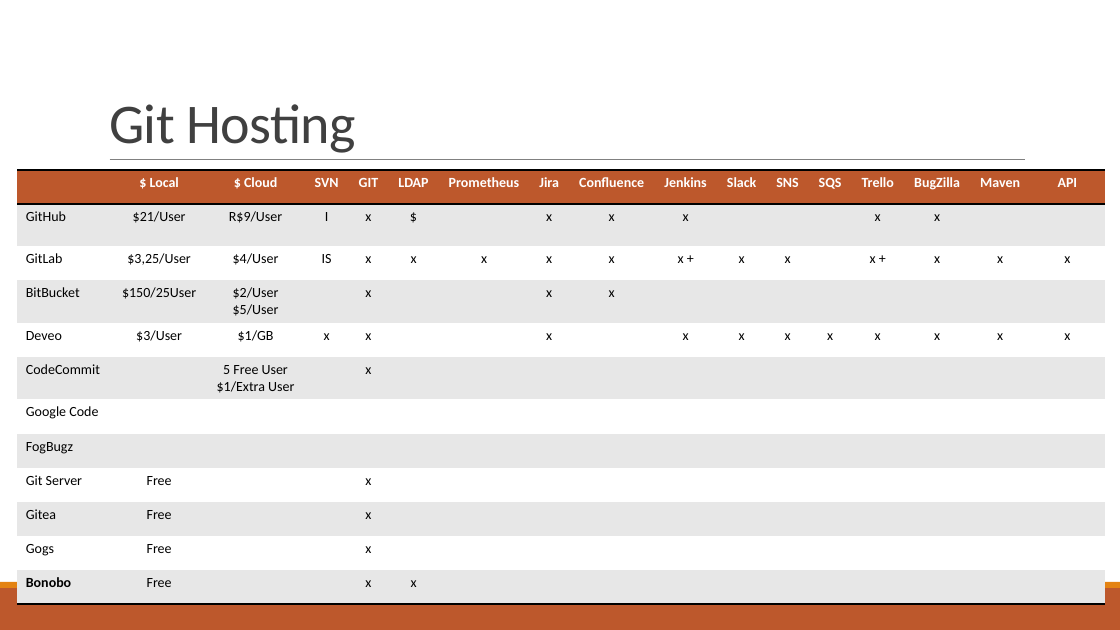
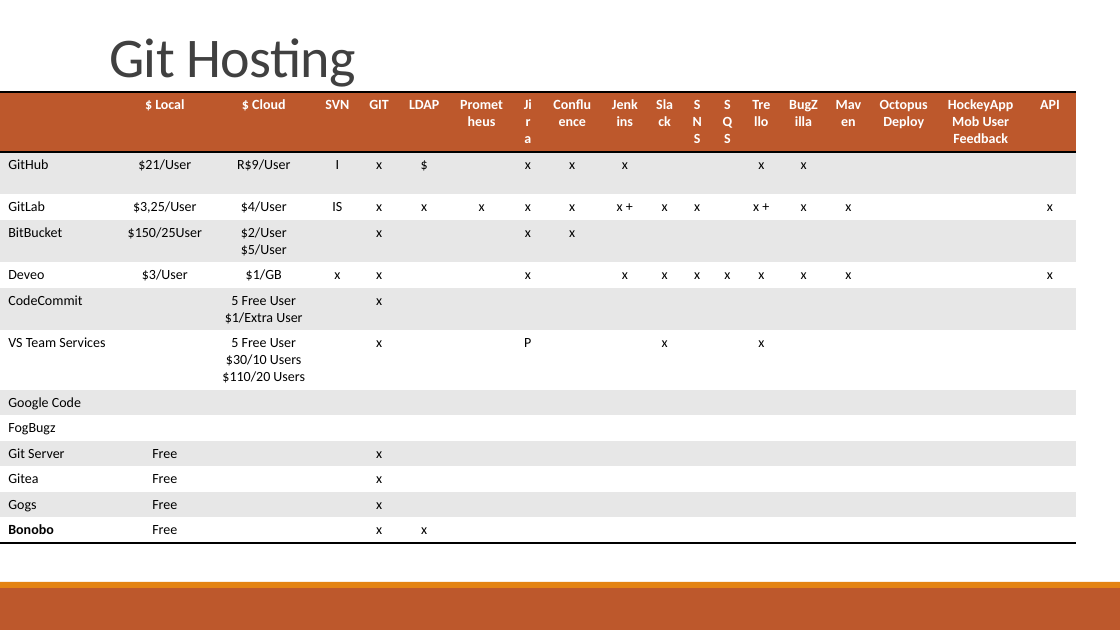
Before and after one commit to ekson73/Docs, a slide deck: slide 63 of Projeto VEK - GIT 4 VEK.pptx (slide 44 before the commit). Drawn at 1120x630 pixels with LibreOffice and Linux fonts; fonts in the diff are those of the drawing. Boxes give left, top, right and bottom in pixels: in the first picture for what was removed or moved away, otherwise in the second. Text is boxed around its words. In the diff, an @@ line names an element or a change of style, - is before the commit and + after.

```diff
--- a/Projeto VEK - GIT 4 VEK.pptx
+++ b/Projeto VEK - GIT 4 VEK.pptx
@@ title "Git Hosting": place and size @@
-title "Git Hosting" at (109, 104, 355, 153)
+title "Git Hosting" at (109, 38, 355, 87)
@@ table at (0, 92, 1078, 538) @@
- | $ Local | $ Cloud | SVN | GIT | LDAP | Prometheus | Jira | Confluence | Jenkins | Slack | SNS | SQS | Trello | BugZilla | Maven | API
-GitHub | $21/User | R$9/User | I | x | $ |  | x | x | x |  |  |  | x | x |  | 
-GitLab | $3,25/User | $4/User | IS | x | x | x | x | x | x + | x | x |  | x + | x | x | x
-BitBucket | $150/25User | $2/User / $5/User |  | x |  |  | x | x |  |  |  |  |  |  |  | 
-Deveo | $3/User | $1/GB | x | x |  |  | x |  | x | x | x | x | x | x | x | x
-CodeCommit |  | 5 Free User / $1/Extra User |  | x |  |  |  |  |  |  |  |  |  |  |  | 
-Google Code |  |  |  |  |  |  |  |  |  |  |  |  |  |  |  | 
-FogBugz |  |  |  |  |  |  |  |  |  |  |  |  |  |  |  | 
-Git Server | Free |  |  | x |  |  |  |  |  |  |  |  |  |  |  | 
-Gitea | Free |  |  | x |  |  |  |  |  |  |  |  |  |  |  | 
-Gogs | Free |  |  | x |  |  |  |  |  |  |  |  |  |  |  | 
-Bonobo | Free |  |  | x | x |  |  |  |  |  |  |  |  |  |  | 
+ | $ Local | $ Cloud | SVN | GIT | LDAP | Prometheus | Jira | Confluence | Jenkins | Slack | SNS | SQS | Trello | BugZilla | Maven | Octopus / Deploy | HockeyApp / Mob User / Feedback | API
+GitHub | $21/User | R$9/User | I | x | $ |  | x | x | x |  |  |  | x | x |  |  |  | 
+GitLab | $3,25/User | $4/User | IS | x | x | x | x | x | x + | x | x |  | x + | x | x |  |  | x
+BitBucket | $150/25User | $2/User / $5/User |  | x |  |  | x | x |  |  |  |  |  |  |  |  |  | 
+Deveo | $3/User | $1/GB | x | x |  |  | x |  | x | x | x | x | x | x | x |  |  | x
+CodeCommit |  | 5 Free User / $1/Extra User |  | x |  |  |  |  |  |  |  |  |  |  |  |  |  | 
+VS Team Services |  | 5 Free User / $30/10 Users / $110/20 Users |  | x |  |  | P |  |  | x |  |  | x |  |  |  |  | 
+Google Code |  |  |  |  |  |  |  |  |  |  |  |  |  |  |  |  |  | 
+FogBugz |  |  |  |  |  |  |  |  |  |  |  |  |  |  |  |  |  | 
+Git Server | Free |  |  | x |  |  |  |  |  |  |  |  |  |  |  |  |  | 
+Gitea | Free |  |  | x |  |  |  |  |  |  |  |  |  |  |  |  |  | 
+Gogs | Free |  |  | x |  |  |  |  |  |  |  |  |  |  |  |  |  | 
+Bonobo | Free |  |  | x | x |  |  |  |  |  |  |  |  |  |  |  |  | 
@@ table: place and size @@
-table at (18, 170, 1106, 602)
+table at (0, 92, 1078, 538)
```
Also in this commit, not shown: 2 other slides changed, 19 slides added, 2 other files.
